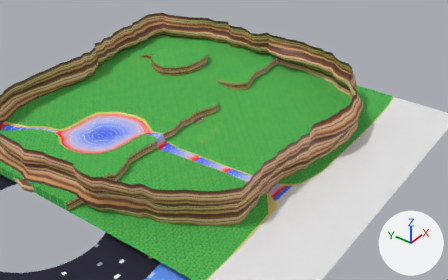
The Blender file res/character.blend, before and after one commit.
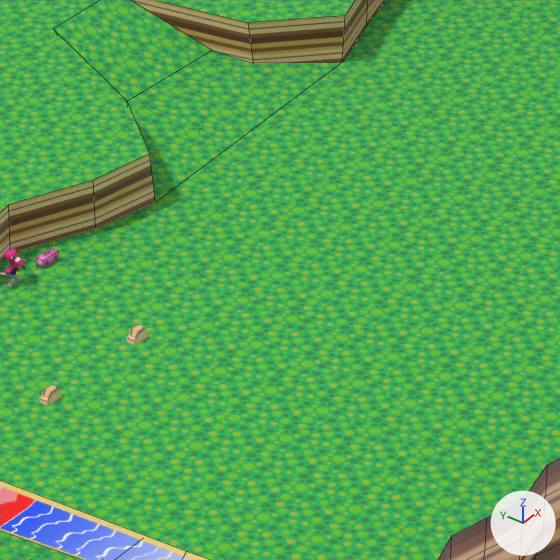
Old and new are each drawn from a camera (50 mm lens) standing at (-343.6, -281.7, 263.8) and looking at (7.5, -22.8, -11.4) and again close up on the part from 43% to 63% of the width and 29% to 59% of the height. The axes (+X, +Y, +Z) are drawn at lower right. The lights are the same throughout. The close-ups show mesh edges as thin lines.

Names of what the first close-up shows: 'env_cliff_warped', 'env_ground_physfloor'.
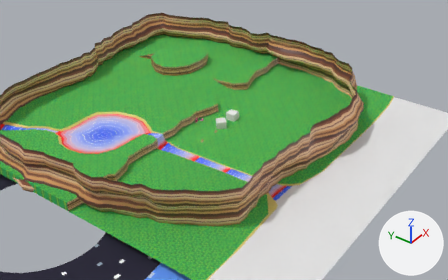
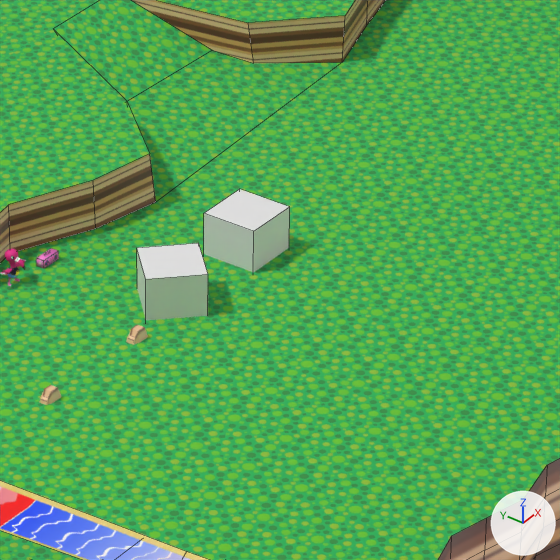
The change, as a list of edits to the scene's bpy script:
```text
Add me_cube_007:
    me_cube_007.from_pydata(...)  # a box spanning x -1.0..1.0, y -1.0..1.0, z -1.0..1.0
Add ob_invisible_wall_physwall_001:
    ob_invisible_wall_physwall_001 = bpy.data.objects.new('invisible_wall_physwall.001', me_cube_007)
    ob_invisible_wall_physwall_001.location = (8.3, -19.3, 2.1)
    ob_invisible_wall_physwall_001.rotation_euler = (0.0, 0.0, -0.785)  # degrees (0, 0, -45)
    ob_invisible_wall_physwall_001.scale = (3.95, 3.95, 3.95)
Add ob_invisible_wall_physwall:
    ob_invisible_wall_physwall = bpy.data.objects.new('invisible_wall_physwall', me_cube_007.copy())
    ob_invisible_wall_physwall.location = (24.3, -19.3, 2.1)
    ob_invisible_wall_physwall.scale = (3.95, 3.95, 3.95)
```

Changed parts and their boxes [x1, y1, x2, y2] in the close-ups (560 x 560 px):
'invisible_wall_physwall', added
    after: [204, 189, 290, 273]
'invisible_wall_physwall.001', added
    after: [137, 243, 208, 320]
